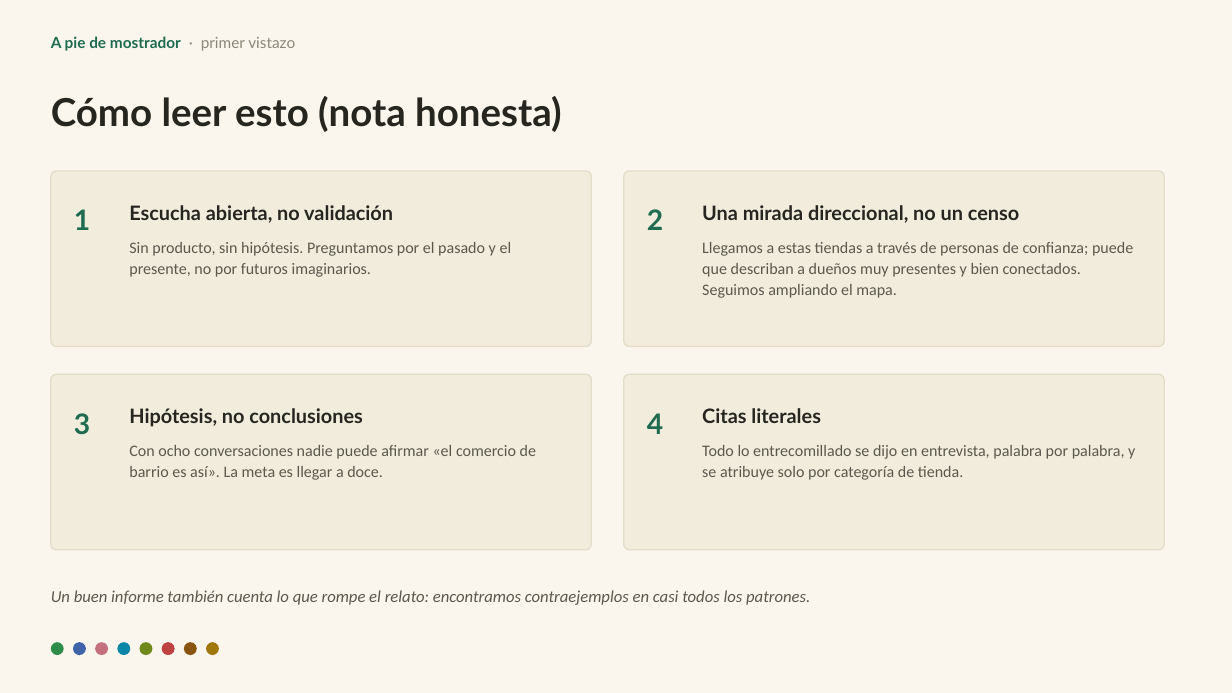
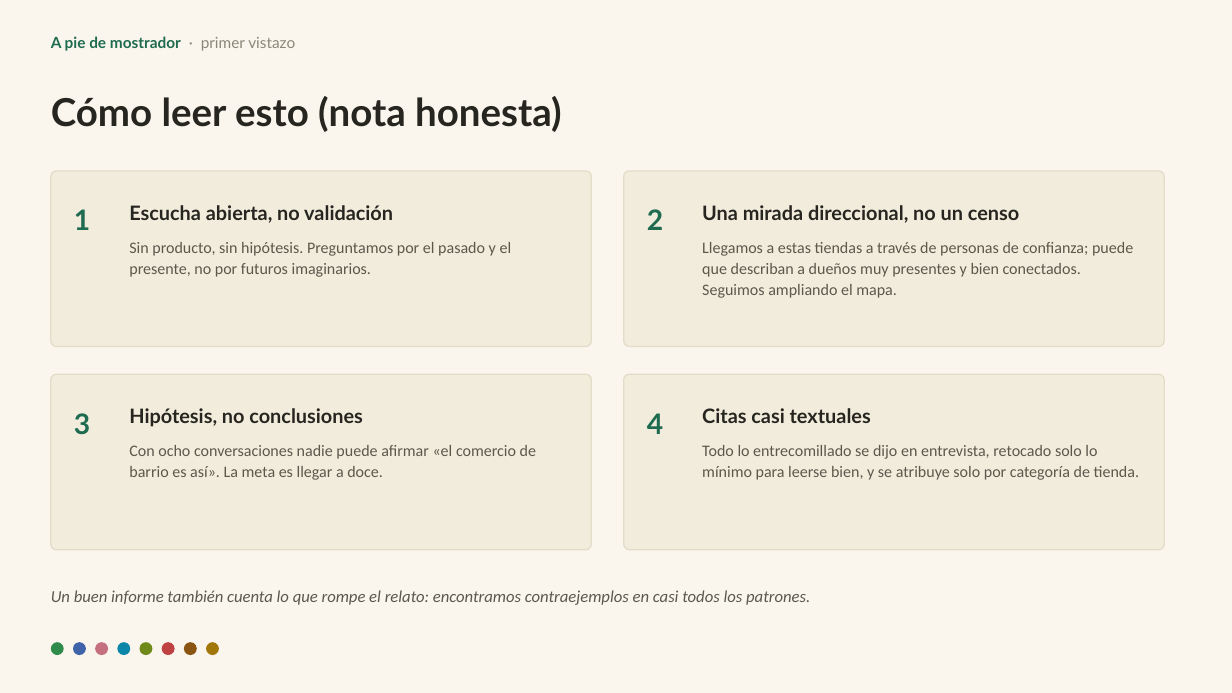
Before and after one commit to chpmoreno/apiedemostrador, a slide deck: slide 3 of apiedemostrador-deck.pptx. Drawn at 1232x693 pixels with LibreOffice and Linux fonts; fonts in the diff are those of the drawing. Boxes give left, top, right and bottom in pixels: in the first picture for what was removed or moved away, otherwise in the second. Text is boxed around its words. In the diff, an @@ line names an element or a change of style, - is before the commit and + after.

```diff
--- a/apiedemostrador-deck.pptx
+++ b/apiedemostrador-deck.pptx
@@ text at [702,408,871,423]: text changed @@
-Citas literales
+Citas casi textuales
@@ text at [702,445,1139,480]: text changed @@
-Todo lo entrecomillado se dijo en entrevista, palabra por palabra, y se atribuye solo por categoría de tienda.
+Todo lo entrecomillado se dijo en entrevista, retocado solo lo mínimo para leerse bien, y se atribuye solo por categoría de tienda.
```
Also in this commit, not shown: 1 other slide changed, 2 other files.
